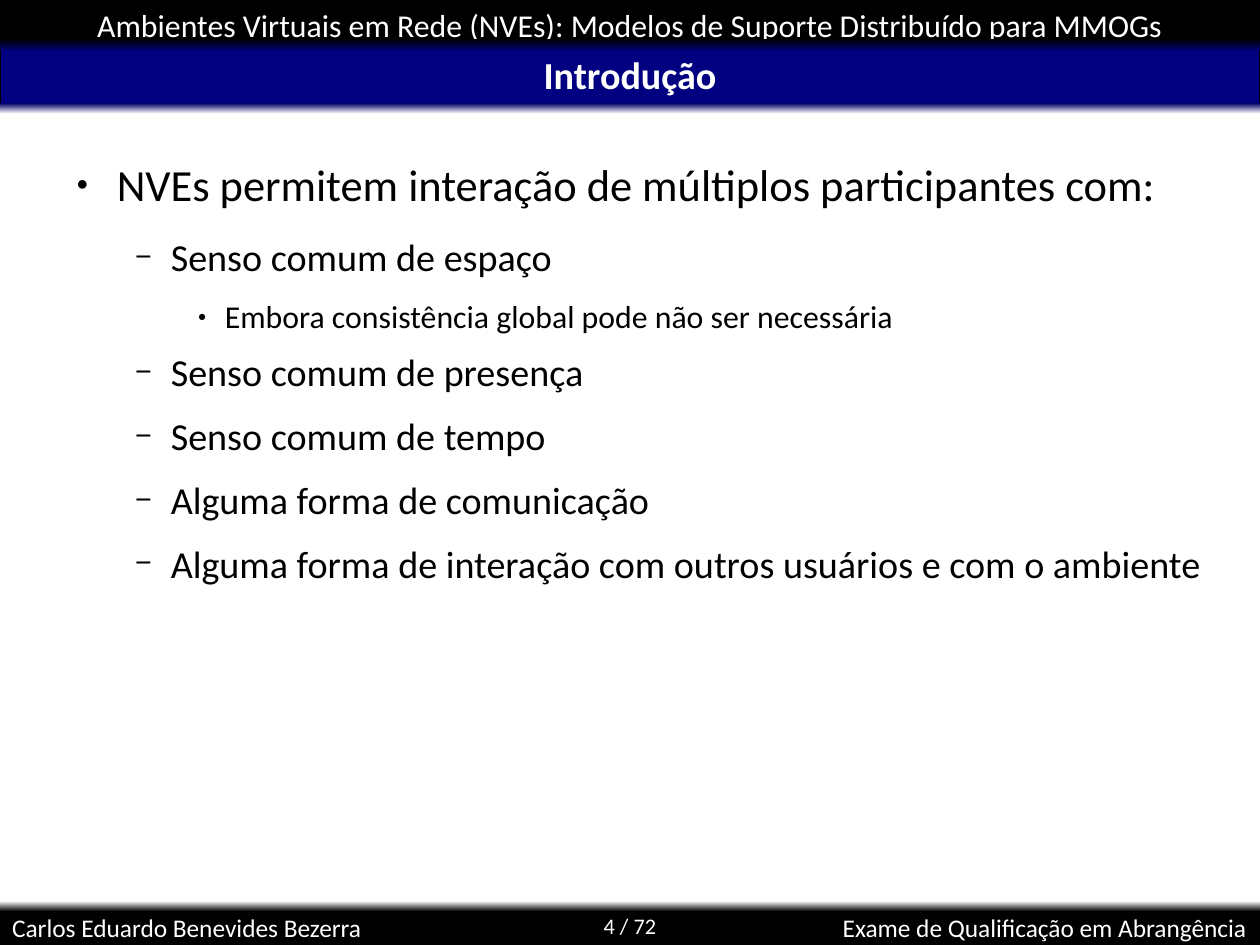
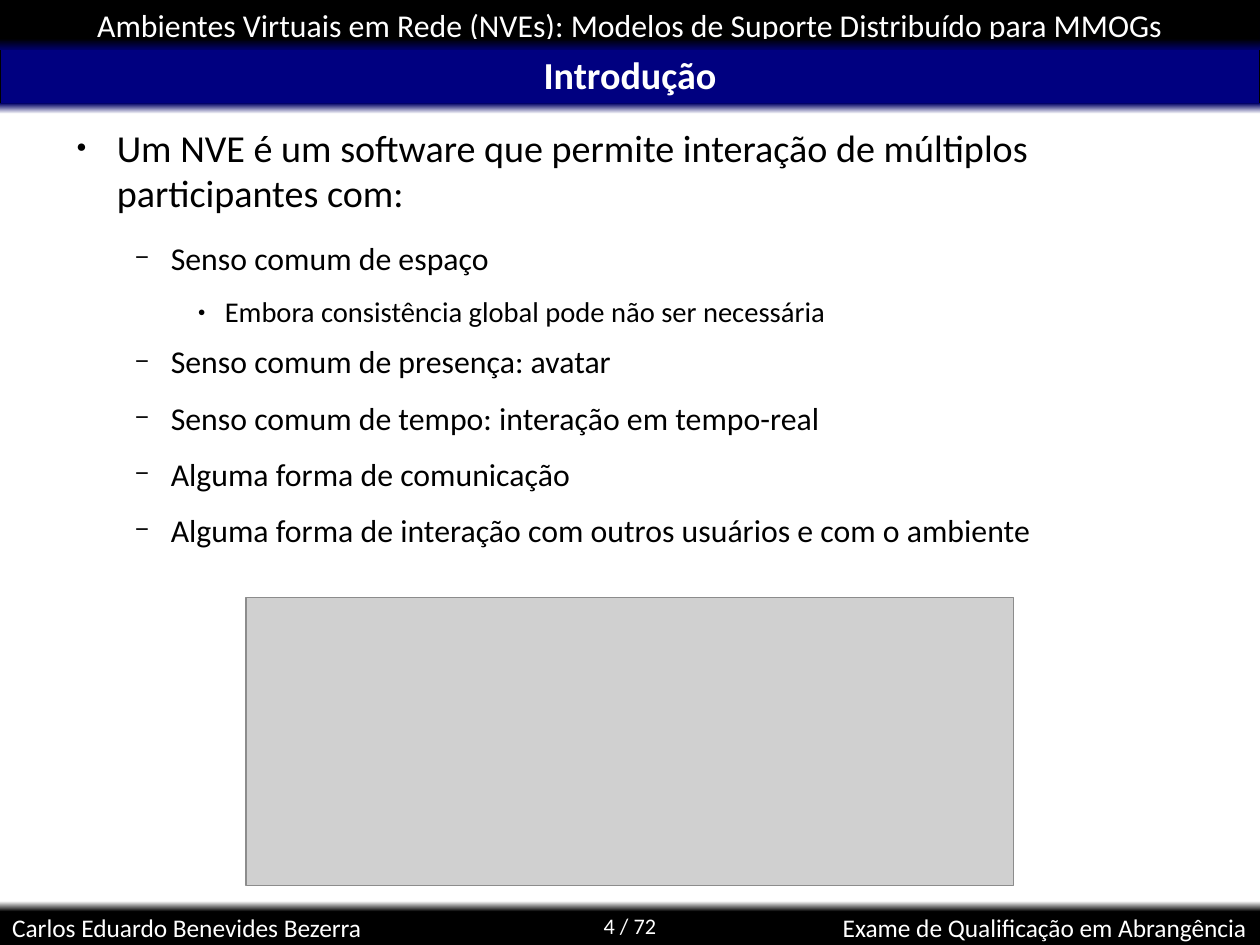
Before and after one commit to kdubezerra/kdubezerra, a slide deck: slide 4 of disciplinas/cmp600/app.ppt. Drawn at 1260x945 pixels with LibreOffice and Linux fonts; fonts in the diff are those of the drawing; grey boxes stand for pictures; background and template pictures are left out. Boxes give left, top, right and bottom in pixels: in the first picture for what was removed or moved away, otherwise in the second. Text is boxed around its words. In the diff, an @@ line names an element or a change of style, - is before the commit and + after.

```diff
--- a/disciplinas/cmp600/app.ppt
+++ b/disciplinas/cmp600/app.ppt
@@ text "Um NVE é um software ...": place and size @@
-text "Um NVE é um software ..." at (117,170,1200,585)
+text "Um NVE é um software ..." at (117,135,1030,548)
@@ text at (117,135,1028,213): text changed; size 28 to 24 pt @@
-● NVEs permitem interação de múltiplos participantes com:
+● Um NVE é um software que permite interação de múltiplos participantes com:
@@ text at (171,248,1030,548): size 24 to 20 pt in "Senso comum de espaço", "Alguma forma de comunicação", "Alguma forma de interação com outros usuários ..."; size 20 to 18 pt in "Embora consistência global pode não ser necessária" @@
@@ text at (171,351,819,436): text changed; size 24 to 20 pt @@
-  − Senso comum de presença
-  − Senso comum de tempo
+  − Senso comum de presença: avatar
+  − Senso comum de tempo: interação em tempo-real
@@ picture added at (246,598,1014,886) @@
```
Also in this commit, not shown: 4 slides added, 9 other files.
